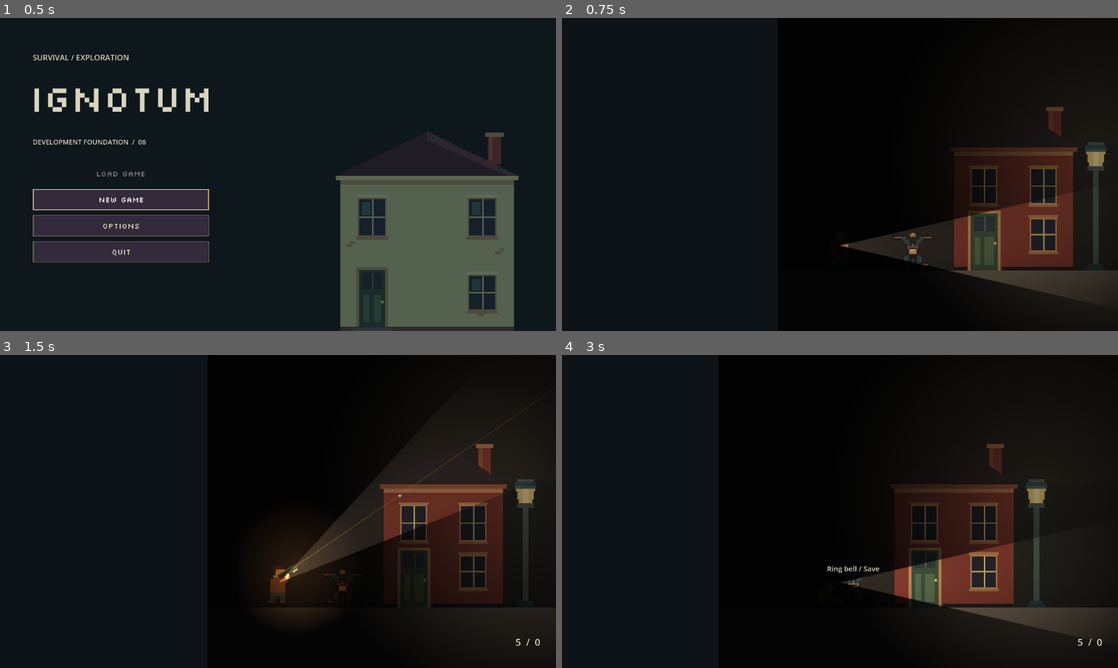
Above: before the commit, frames 1-4 (two rows, left to right).
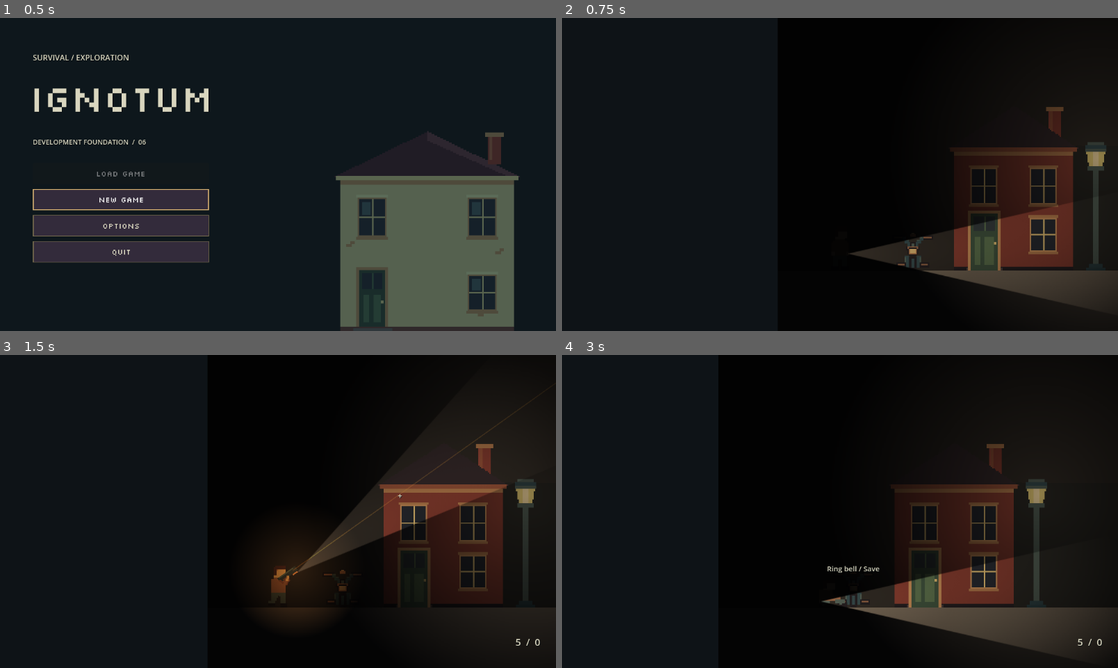
Above: after the commit, the same moments.

Repository: Jayllax/survival-horror-game-1
Game: Godot game, scene res://scenes/ui/main_menu.tscn
The game is run twice, just before and just after one commit, with the same random seed, the same clock (stepped at 60 frames per second) and the same inputs.
Inputs (mouse positions are in pixels of both pictures, inside the frame that each line leads up to):
- Up to frame 1 (0.5 s): no input
- Up to frame 2 (0.75 s): click "New game" at 0.5 s
- Up to frame 3 (1.5 s): tap Enter (ui_accept) at 1.25 s; move the mouse to (400, 495) at 1.27 s; hold D (move_right) from 1.28 s (still down); hold Right mouse button (aim) from 1.28 s (still down); click (400, 495) at 1.42 s
- Up to frame 4 (3 s): tap Space (jump) at 1.52, 1.82 s; tap Ctrl (crouch) at 1.55 s; release D (move_right) at 2 s; release Right mouse button (aim) at 2 s; drag from (728, 527) to (951, 586) at 2.02 s; tap Enter (ui_accept) at 2.75 s; move the mouse to (895, 442) at 2.77 s; hold D (move_right) from 2.78 s (still down); tap Alt (dodge) at 2.85 s; click (895, 442) at 2.92 s

Frame 1 is identical in both runs. In frame 2, 1.9% of the frame differs, in the area x 50-92%, y 56-91%; in frame 3, 1.0%; in frame 4, 4.0%, in the area x 46-89%, y 58-95%.

Commit message:
Align flashlight and weapon attachments with every player animation frame

Diff:
--- /dev/null
+++ b/data/animations/player_attachments.tres
@@ -0,0 +1,84 @@
+[gd_resource type="Resource" script_class="CharacterAttachmentProfile" format=3]
+[ext_resource type="Script" path="res://scripts/animation/character_attachment_profile.gd" id="profile"]
+[ext_resource type="Script" path="res://scripts/animation/character_attachment_track.gd" id="track"]
+[sub_resource type="Resource" id="idle"]
+script = ExtResource("track")
+animation = &"idle"
+body_centers = PackedFloat32Array(15.5)
+aim_origins = PackedVector2Array(15.5, 20.5)
+flashlight_hands = PackedVector2Array(20.5, 27.5)
+[sub_resource type="Resource" id="walk"]
+script = ExtResource("track")
+animation = &"walk"
+body_centers = PackedFloat32Array(15.5, 13.5, 12.5, 9.5, 8.5, 7.5)
+aim_origins = PackedVector2Array(14.5, 22.5, 13.0, 21.5, 11.0, 21.5, 9.5, 20.5, 7.0, 20.5, 6.0, 21.5)
+flashlight_hands = PackedVector2Array(22.5, 27.5, 18.5, 27.5, 7.5, 26.5, 16.5, 26.5, 13.5, 25.5, 2.5, 27.5)
+[sub_resource type="Resource" id="sprint"]
+script = ExtResource("track")
+animation = &"sprint"
+body_centers = PackedFloat32Array(16.0, 17.5, 16.0, 13.0, 11.5, 11.5)
+aim_origins = PackedVector2Array(18.0, 20.5, 19.5, 20.5, 18.0, 19.5, 15.0, 19.5, 14.5, 21.5, 13.5, 19.5)
+flashlight_hands = PackedVector2Array(25.5, 22.5, 26.5, 22.5, 25.5, 21.5, 22.5, 23.5, 21.5, 22.5, 23.5, 21.5)
+[sub_resource type="Resource" id="crouch_idle"]
+script = ExtResource("track")
+animation = &"crouch_idle"
+body_centers = PackedFloat32Array(13.5)
+aim_origins = PackedVector2Array(16.0, 29.5)
+flashlight_hands = PackedVector2Array(21.5, 31.5)
+[sub_resource type="Resource" id="crouch_walk"]
+script = ExtResource("track")
+animation = &"crouch_walk"
+body_centers = PackedFloat32Array(16.0, 15.5, 13.5, 12.5, 11.5, 11.5)
+aim_origins = PackedVector2Array(17.5, 27.5, 16.5, 27.5, 15.5, 27.5, 14.5, 27.5, 13.0, 26.5, 13.0, 27.5)
+flashlight_hands = PackedVector2Array(23.5, 29.5, 22.5, 29.5, 21.5, 29.5, 20.5, 29.5, 19.5, 28.5, 19.5, 29.5)
+[sub_resource type="Resource" id="jump"]
+script = ExtResource("track")
+animation = &"jump"
+body_centers = PackedFloat32Array(15.0)
+aim_origins = PackedVector2Array(13.0, 21.5)
+flashlight_hands = PackedVector2Array(7.5, 28.5)
+[sub_resource type="Resource" id="fall"]
+script = ExtResource("track")
+animation = &"fall"
+body_centers = PackedFloat32Array(12.0)
+aim_origins = PackedVector2Array(10.0, 20.5)
+flashlight_hands = PackedVector2Array(30.5, 35.5)
+[sub_resource type="Resource" id="dodge"]
+script = ExtResource("track")
+animation = &"dodge"
+body_centers = PackedFloat32Array(15.5)
+aim_origins = PackedVector2Array(5.0, 29.5)
+flashlight_hands = PackedVector2Array(0.5, 35.5)
+[sub_resource type="Resource" id="aim_idle"]
+script = ExtResource("track")
+animation = &"aim_idle"
+body_centers = PackedFloat32Array(10.5)
+aim_origins = PackedVector2Array(9.5, 17.5)
+[sub_resource type="Resource" id="aim_walk"]
+script = ExtResource("track")
+animation = &"aim_walk"
+body_centers = PackedFloat32Array(15.5, 14.5, 12.5, 12.5, 12.5, 12.5)
+aim_origins = PackedVector2Array(15.5, 21.5, 12.5, 21.5, 11.5, 21.5, 13.0, 21.5, 12.0, 20.5, 10.5, 22.5)
+[sub_resource type="Resource" id="crouch_aim_idle"]
+script = ExtResource("track")
+animation = &"crouch_aim_idle"
+body_centers = PackedFloat32Array(15.5)
+aim_origins = PackedVector2Array(17.5, 28.5)
+[sub_resource type="Resource" id="crouch_aim_walk"]
+script = ExtResource("track")
+animation = &"crouch_aim_walk"
+body_centers = PackedFloat32Array(15.5, 13.5, 13.5, 12.5, 11.0, 10.5)
+aim_origins = PackedVector2Array(17.5, 28.5, 16.0, 27.5, 16.0, 27.5, 15.0, 26.5, 13.0, 26.5, 12.5, 27.5)
+[sub_resource type="Resource" id="aim_jump"]
+script = ExtResource("track")
+animation = &"aim_jump"
+body_centers = PackedFloat32Array(12.5)
+aim_origins = PackedVector2Array(11.5, 21.5)
+[sub_resource type="Resource" id="aim_fall"]
+script = ExtResource("track")
+animation = &"aim_fall"
+body_centers = PackedFloat32Array(12.5)
+aim_origins = PackedVector2Array(12.0, 20.5)
+[resource]
+script = ExtResource("profile")
+tracks = Array[ExtResource("track")]([SubResource("idle"), SubResource("walk"), SubResource("sprint"), SubResource("crouch_idle"), SubResource("crouch_walk"), SubResource("jump"), SubResource("fall"), SubResource("dodge"), SubResource("aim_idle"), SubResource("aim_walk"), SubResource("crouch_aim_idle"), SubResource("crouch_aim_walk"), SubResource("aim_jump"), SubResource("aim_fall")])
--- a/scenes/actors/player.tscn
+++ b/scenes/actors/player.tscn
@@ -43,7 +43,7 @@
 texture = ExtResource("3")
 
 [node name="Flashlight" type="PointLight2D" parent="Aim/Gun" unique_id=226689292]
-position = Vector2(-18, -1)
+position = Vector2(14, 4)
 color = Color(1, 0.88, 0.65, 1)
 energy = 1.3
 shadow_enabled = true
--- a/scenes/actors/weapon_arms.tscn
+++ b/scenes/actors/weapon_arms.tscn
@@ -1,8 +1,10 @@
-[gd_scene load_steps=2 format=3]
+[gd_scene load_steps=3 format=3]
 [ext_resource type="Script" path="res://scripts/weapon_arms.gd" id="script"]
+[ext_resource type="Resource" path="res://data/animations/player_attachments.tres" id="attachments"]
 [node name="WeaponArms" type="Node2D"]
 visible = false
 script = ExtResource("script")
+attachment_profile = ExtResource("attachments")
 [node name="Far" type="Node2D" parent="."]
 [node name="Upper" type="Polygon2D" parent="Far"]
 polygon = PackedVector2Array(0,-2,1,-2,1,2,0,2)
--- /dev/null
+++ b/scripts/animation/character_attachment_profile.gd
@@ -0,0 +1,11 @@
+class_name CharacterAttachmentProfile
+extends Resource
+## Editable alongside SpriteFrames; one track per animation, no image scanning at runtime.
+@export var reference_aim_position := Vector2(0,-9)
+@export var tracks: Array[CharacterAttachmentTrack] = []
+
+func track_for(animation: StringName) -> CharacterAttachmentTrack:
+    for track in tracks:
+        if track != null and track.animation == animation:
+            return track
+    return null
--- /dev/null
+++ b/scripts/animation/character_attachment_track.gd
@@ -0,0 +1,13 @@
+class_name CharacterAttachmentTrack
+extends Resource
+## Native frame coordinates, measured from the top-left of the sprite image.
+@export var animation: StringName = &"idle"
+## Horizontal pelvis centers keep the drawn body centered over its collider.
+@export var body_centers: PackedFloat32Array = []
+## Chest attachment for the aim pivot and shoulder rig, one point per frame.
+@export var aim_origins: PackedVector2Array = []
+## Visible handheld flashlight attachment, one point per unarmed frame.
+@export var flashlight_hands: PackedVector2Array = []
+
+func point_at(points: PackedVector2Array, frame: int) -> Vector2:
+    return points[clampi(frame,0,points.size()-1)]
--- a/scripts/player.gd
+++ b/scripts/player.gd
@@ -215,18 +215,19 @@
     elif dodge_remaining > 0 and use_dodge_placeholder_pose:
         pose_scale = 0.8
     body_art.scale.y = standing_art_scale.y * pose_scale
+    $WeaponArms.update_pose()
 
 func update_aim(_direction: float) -> void:
     # Keep the Gun node active: its light children also work while holstered.
     var aiming := Input.is_action_pressed("aim")
     aim.rotation = (get_global_mouse_position() - aim.global_position).angle() if aiming else (PI if facing < 0 else 0.0)
     $Aim/Gun.flip_v = cos(aim.rotation) < 0
-    flashlight_light.position.y = -4 if $Aim/Gun.flip_v else 4
     if aiming:
         facing = -1.0 if cos(aim.rotation) < 0 else 1.0
     body_art.flip_h = facing < 0
     var definition := Game.active_weapon()
     $Aim/Gun.texture = definition.weapon_texture if definition and aiming and dodge_remaining <= 0 else null
+    $WeaponArms.update_pose()
 
 func begin_dodge(direction: float) -> bool:
     if not is_on_floor() or is_crouching or dodge_cooldown > 0 or dodge_remaining > 0 or Game.health <= 0 or Game.transitioning:
--- a/scripts/weapon_arms.gd
+++ b/scripts/weapon_arms.gd
@@ -1,6 +1,11 @@
 extends Node2D
 ## Two simple articulated sleeves/hands follow the weapon's grip points.
 ## Colors, grip points, shoulder points and segment lengths remain editor-editable.
+@export var attachment_profile: CharacterAttachmentProfile
+## Local barrel position while the equipped weapon is drawn. Y mirrors with the gun.
+@export var barrel_flashlight_offset := Vector2(14,4)
+## Small forward offset from the animated hand while the gun is holstered.
+@export var handheld_flashlight_offset := Vector2(2,0)
 @export var near_shoulder := Vector2(-3,-10)
 @export var far_shoulder := Vector2(1,-12)
 @export var crouch_shoulder_offset := Vector2(0,22)
@@ -10,20 +15,72 @@
 @export var forearm_length: float = 12.0
 @onready var player: CharacterBody2D = get_parent()
 @onready var gun: Sprite2D = player.get_node("Aim/Gun")
+@onready var body: CharacterVisuals = player.get_node("Body")
+@onready var light: PointLight2D = gun.get_node("Flashlight")
+var body_origin := Vector2.ZERO
+
+func _ready() -> void:
+    body_origin = body.position
+    body.frame_changed.connect(on_pose_changed)
+    body.animation_changed.connect(on_pose_changed)
+
+func on_pose_changed() -> void:
+    # Child nodes become ready before the player's cached transforms are initialized.
+    if player.is_node_ready():
+        update_pose()
 
 func _process(_delta: float) -> void:
     update_pose()
 
 func update_pose() -> void:
+    var shoulder_offset := update_attachments()
     visible = player.is_aiming() and gun.texture != null and player.dodge_remaining <= 0 and Game.health > 0
     if not visible:
         return
-    var shoulder_offset := crouch_shoulder_offset if player.is_crouching else Vector2.ZERO
     var mirror := Vector2(player.facing,1)
     # Sprite2D.flip_v mirrors pixels, not child transforms or coordinates.
     var grip_mirror := Vector2(1,-1 if gun.flip_v else 1)
     pose_arm($Far,far_shoulder*mirror+shoulder_offset,to_local(gun.to_global(far_grip*grip_mirror)),player.facing)
     pose_arm($Near,near_shoulder*mirror+shoulder_offset,to_local(gun.to_global(near_grip*grip_mirror)),player.facing)
+
+func frame_point_world(point: Vector2) -> Vector2:
+    var texture := body.sprite_frames.get_frame_texture(body.animation,body.frame)
+    var local := point-texture.get_size()/2 if body.centered else point
+    local *= Vector2(-1 if body.flip_h else 1,-1 if body.flip_v else 1)
+    return body.to_global(local+body.offset)
+
+func update_attachments() -> Vector2:
+    var track := attachment_profile.track_for(body.animation) if attachment_profile else null
+    body.position = body_origin
+    if track and not track.body_centers.is_empty():
+        var texture := body.sprite_frames.get_frame_texture(body.animation,body.frame)
+        var center := track.body_centers[clampi(body.frame,0,track.body_centers.size()-1)]
+        var half_width := texture.get_width()/2.0 if body.centered else 0.0
+        body.position.x -= (center-half_width)*body.scale.x*(-1 if body.flip_h else 1)
+    var lowered: float = (player.standing_shape.height-player.body_collision.shape.height)/2 if player.standing_shape else 0.0
+    var shoulder_offset := crouch_shoulder_offset if player.is_crouching else Vector2.ZERO
+    player.aim.position = player.standing_aim_position+Vector2(0,lowered)
+    if track and not track.aim_origins.is_empty():
+        var chest := frame_point_world(track.point_at(track.aim_origins,body.frame))
+        shoulder_offset = player.to_local(chest)-attachment_profile.reference_aim_position
+        player.aim.position = player.standing_aim_position+shoulder_offset
+    # Animation affects the origin only. Cursor direction remains exclusive to held aim.
+    player.aim.rotation = (player.get_global_mouse_position()-player.aim.global_position).angle() if Input.is_action_pressed("aim") else (PI if player.facing<0 else 0.0)
+    gun.flip_v = cos(player.aim.rotation)<0
+    if player.is_aiming() and gun.texture != null and player.dodge_remaining<=0:
+        light.position = barrel_flashlight_offset*Vector2(1,-1 if gun.flip_v else 1)
+    else:
+        var hand: Vector2 = player.aim.global_position
+        if track and not track.flashlight_hands.is_empty():
+            hand = frame_point_world(track.point_at(track.flashlight_hands,body.frame))
+        var light_origin := hand+Vector2(handheld_flashlight_offset.x*player.facing,handheld_flashlight_offset.y)
+        if Input.is_action_pressed("aim"):
+            # With no drawn weapon, aim from the actual handheld emitter.
+            player.aim.position = player.to_local(light_origin)
+            player.aim.rotation = (player.get_global_mouse_position()-light_origin).angle()
+            gun.flip_v = cos(player.aim.rotation)<0
+        light.global_position = light_origin
+    return shoulder_offset
 
 func pose_arm(arm: Node2D, shoulder: Vector2, hand: Vector2, facing: float) -> void:
     var offset := hand-shoulder
--- a/tests/aiming.gd
+++ b/tests/aiming.gd
@@ -93,6 +93,8 @@
     target_angle = (player.get_global_mouse_position() - player.aim.global_position).angle()
     check(not Game.has_equipped_weapon() and gun.texture == null and is_equal_approx(player.aim.rotation, target_angle), "Unarmed right mouse still aims the flashlight without drawing a weapon")
     check(not hud.get_node("Root/Crosshair").visible, "Unarmed flashlight aiming does not show weapon feedback")
+    var beam_direction := Vector2.RIGHT.rotated(light.global_rotation)
+    check(beam_direction.distance_to((player.get_global_mouse_position()-light.global_position).normalized())<0.001, "Unarmed flashlight aims at the cursor from its animated hand, rather than the old chest position")
     var was_enabled := light.enabled
     Input.action_press("flashlight")
     await frames(2)
--- a/tests/character_art.gd
+++ b/tests/character_art.gd
@@ -37,6 +37,7 @@
     var idle_image: Image=sprite_frames.get_frame_texture(&"idle",0).get_image()
     check(crouch_image.get_used_rect().size.y<idle_image.get_used_rect().size.y,"Crouch has an actual lower drawn pose without shrinking the head via scale")
     player.set_physics_process(false)
+    verify_motion_attachments(player)
     Input.action_press("aim")
     for crouched in [false,true]:
         player.is_crouching=crouched
@@ -95,3 +96,79 @@
     await frames(6)
     print("IGNOTUM CHARACTER ART: %d checks, %d failures" % [checks,failures])
     get_tree().quit(0 if failures==0 else 1)
+
+# Check the actual rendered pixels, not just equality with the attachment data.
+func native_pixel(body: AnimatedSprite2D, world_point: Vector2) -> Color:
+    var texture := body.sprite_frames.get_frame_texture(body.animation,body.frame)
+    var point := body.to_local(world_point)-body.offset
+    point *= Vector2(-1 if body.flip_h else 1,-1 if body.flip_v else 1)
+    if body.centered:
+        point += texture.get_size()/2
+    var pixel := Vector2i(floori(point.x),floori(point.y))
+    if pixel.x<0 or pixel.y<0 or pixel.x>=texture.get_width() or pixel.y>=texture.get_height():
+        return Color.TRANSPARENT
+    return texture.get_image().get_pixelv(pixel)
+
+func verify_motion_attachments(player: CharacterBody2D) -> void:
+    var body: AnimatedSprite2D=player.get_node("Body")
+    var rig: Node2D=player.get_node("WeaponArms")
+    var light: PointLight2D=player.get_node("Aim/Gun/Flashlight")
+    var gun: Sprite2D=player.get_node("Aim/Gun")
+    var original_position:=player.position
+    var original_collision: Vector2=player.get_node("CollisionShape2D").position
+    for facing in [1.0,-1.0]:
+        player.facing=facing
+        body.flip_h=facing<0
+        rig.update_pose()
+        for clip in [&"idle",&"walk",&"sprint",&"crouch_idle",&"crouch_walk",&"jump",&"fall",&"dodge"]:
+            body.play_state(clip)
+            body.pause()
+            var hand_aligned:=true
+            var direction_correct:=true
+            for frame in body.sprite_frames.get_frame_count(clip):
+                body.frame=frame
+                # Frame signals update attachment transforms synchronously, even with physics stopped.
+                var hand_world: Vector2=light.global_position-Vector2(rig.handheld_flashlight_offset.x*facing,rig.handheld_flashlight_offset.y)
+                var pixel:=native_pixel(body,hand_world)
+                hand_aligned=hand_aligned and (pixel.is_equal_approx(Color("ccbb98")) or pixel.is_equal_approx(Color("b0866c")))
+                var direction:=Vector2.RIGHT.rotated(light.global_rotation)
+                direction_correct=direction_correct and direction.distance_to(Vector2(facing,0))<0.001
+            check(hand_aligned and direction_correct,"Every %s frame keeps the light on a drawn hand and facing horizontally (%s)" % [clip,facing])
+    check(player.position==original_position and player.get_node("CollisionShape2D").position==original_collision,"Animation attachment alignment never moves the physics body or collision")
+    Input.action_press("aim")
+    player.sync_weapon()
+    var shoulders_aligned:=true
+    var barrel_aligned:=true
+    var hands_aligned:=true
+    for facing in [1.0,-1.0]:
+        player.facing=facing
+        body.flip_h=facing<0
+        # Supply actual cursor events for both sides while the clips advance.
+        var event:=InputEventMouseMotion.new()
+        event.position=get_viewport().get_canvas_transform()*(player.global_position+Vector2(180*facing,-100))
+        event.global_position=event.position
+        Input.parse_input_event(event)
+        rig.update_pose()
+        for clip in [&"aim_idle",&"aim_walk",&"crouch_aim_idle",&"crouch_aim_walk",&"aim_jump",&"aim_fall"]:
+            body.play_state(clip)
+            body.pause()
+            for frame in body.sprite_frames.get_frame_count(clip):
+                body.frame=frame
+                rig.update_pose()
+                for arm_name in ["Near","Far"]:
+                    var shoulder: Vector2=rig.get_node(arm_name+"/Upper").global_position
+                    shoulders_aligned=shoulders_aligned and native_pixel(body,shoulder).is_equal_approx(Color("8f6c61"))
+                var mirror:=Vector2(1,-1 if gun.flip_v else 1)
+                barrel_aligned=barrel_aligned and light.global_position.distance_to(gun.to_global(Vector2(14,4)*mirror))<0.01
+                hands_aligned=hands_aligned and rig.get_node("Near/Hand").global_position.distance_to(gun.to_global(rig.near_grip*mirror))<0.01
+    check(shoulders_aligned,"Aiming arms attach to drawn shirt pixels throughout every armed animation")
+    check(barrel_aligned and hands_aligned,"Moving aimed poses keep both the beam on the barrel and hand on the grip")
+    var profile: CharacterAttachmentProfile=rig.attachment_profile
+    rig.attachment_profile=null
+    rig.update_pose()
+    check(light.global_position.is_finite() and player.aim.position.is_finite(),"Custom art without an attachment profile keeps a safe fixed-position fallback")
+    rig.attachment_profile=profile
+    player.facing=1
+    body.flip_h=false
+    Input.action_release("aim")
+    player.update_aim(0)
--- a/tests/fences.gd
+++ b/tests/fences.gd
@@ -104,6 +104,9 @@
     await frames(ceili(side.cut_seconds*60)+5)
     check(side.opened and side.get_node("Barrier/CollisionShape2D").disabled and is_equal_approx(side.get_node("LeftPanel").rotation,PI/2),"End-view fence folds down and opens with the same reusable tool")
     player.shot_cooldown=0
+    # Physics is intentionally frozen in this ray fixture; restore its horizontal
+    # shot after the render-time aim rig followed the cursor during the cut.
+    player.aim.rotation=0
     player.shoot()
     check(foe.health==foe.max_health-player.bullet_damage and Game.magazine==0,"The same shot can reach its target after the narrow fence is cut")
     Input.action_release("aim")
Binary file changed: docs/previews/aiming.png
Not shown, added: scripts/animation/character_attachment_profile.gd.uid
Not shown, added: scripts/animation/character_attachment_track.gd.uid
Not shown, changed: DESIGNER_GUIDE.md
Not shown, changed: README.md
Not shown, changed: docs/guides/CHARACTER_GUIDE.md
